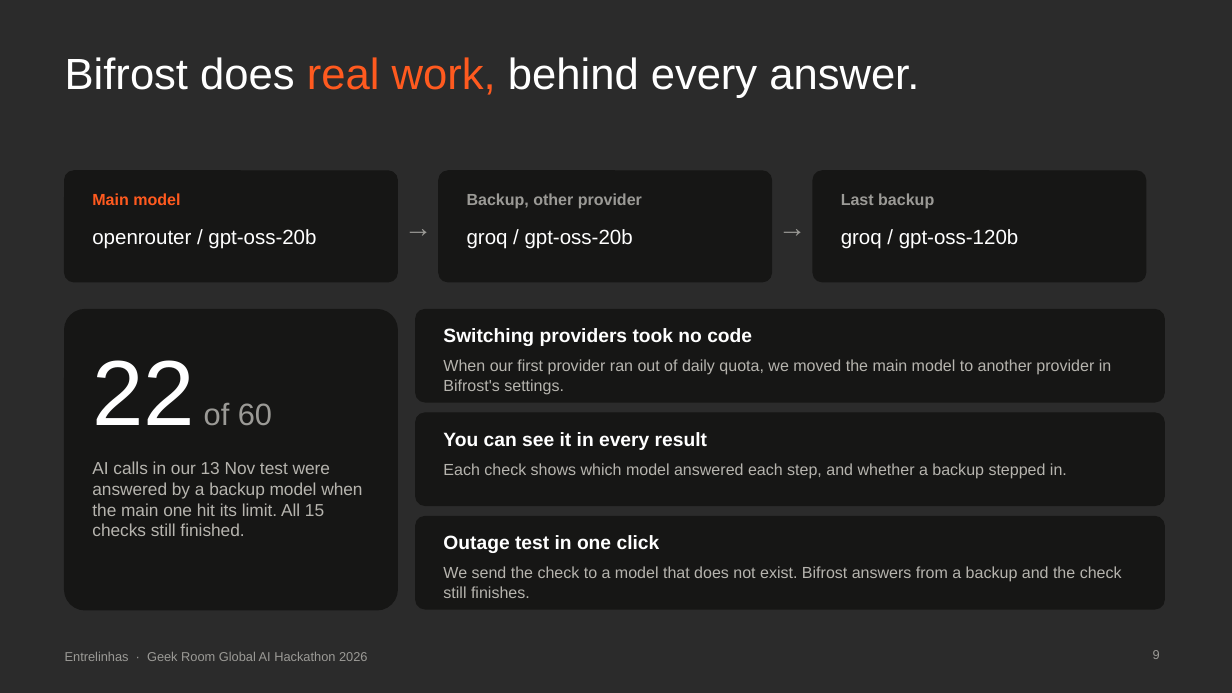
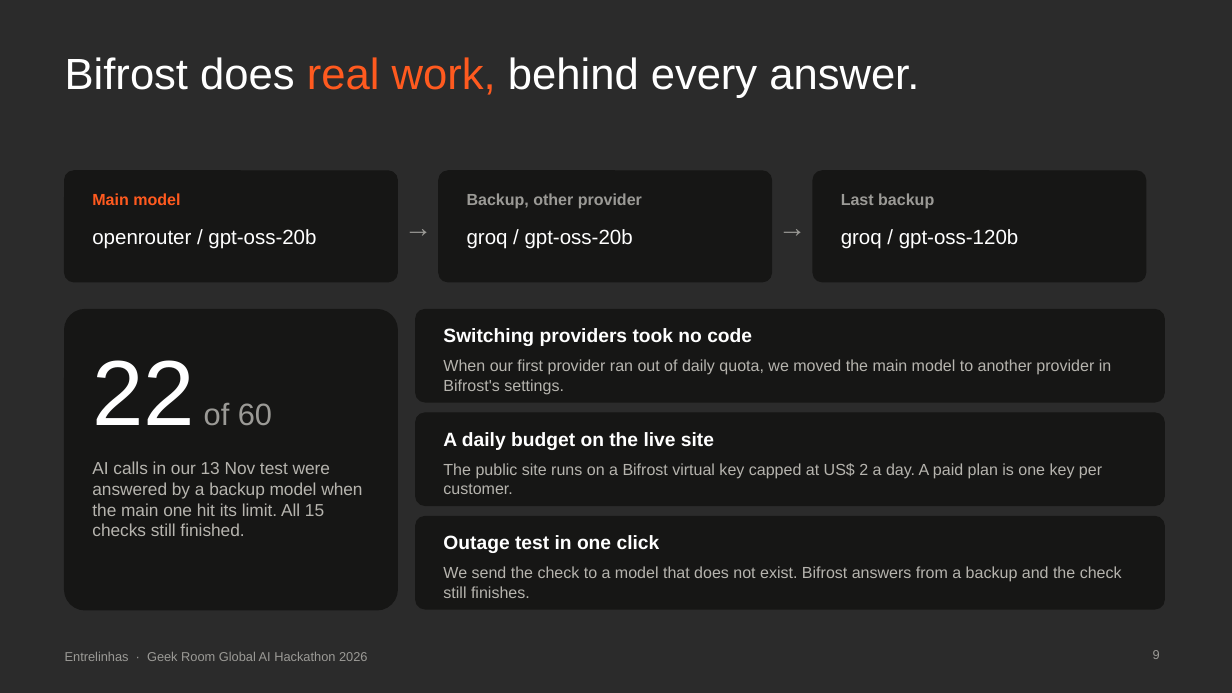
Before and after one commit to contatoalicecandido-lab/entrelinhas, a slide deck: slide 9 of submission/Entrelinhas_Pitch_Deck.pptx. Drawn at 1232x693 pixels with LibreOffice and Linux fonts; fonts in the diff are those of the drawing; background and template pictures are left out; a plain dark background stands for a picture behind light text. Boxes give left, top, right and bottom in pixels: in the first picture for what was removed or moved away, otherwise in the second. Text is boxed around its words. In the diff, an @@ line names an element or a change of style, - is before the commit and + after.

```diff
--- a/submission/Entrelinhas_Pitch_Deck.pptx
+++ b/submission/Entrelinhas_Pitch_Deck.pptx
@@ text at (x1=443, y1=432, x2=714, y2=450): text changed @@
-You can see it in every result
+A daily budget on the live site
@@ text at (x1=443, y1=463, x2=1102, y2=494): text changed @@
-Each check shows which model answered each step, and whether a backup stepped in.
+The public site runs on a Bifrost virtual key capped at US$ 2 a day. A paid plan is one key per customer.
```
Also in this commit, not shown: 3 other slides changed, 20 other files.
